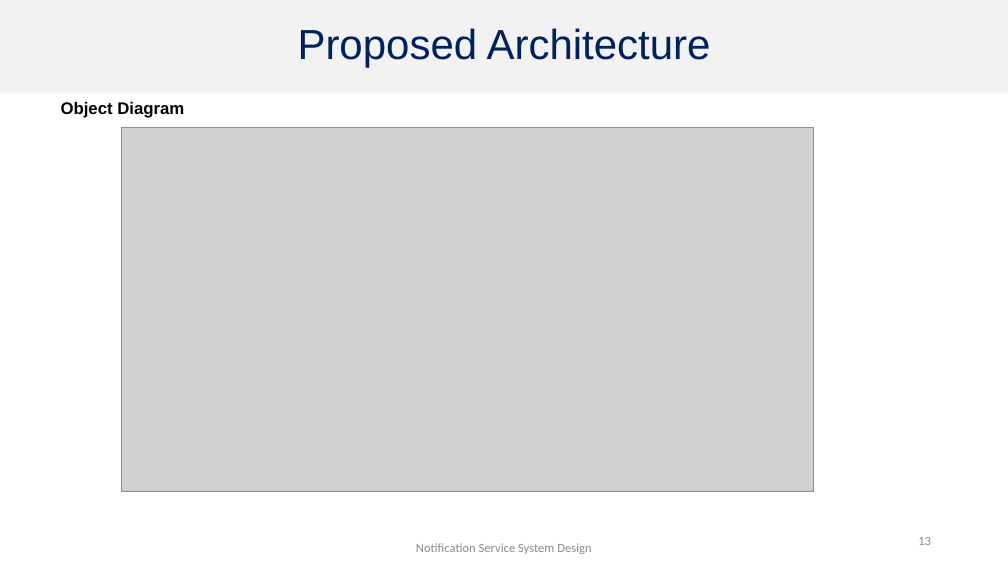
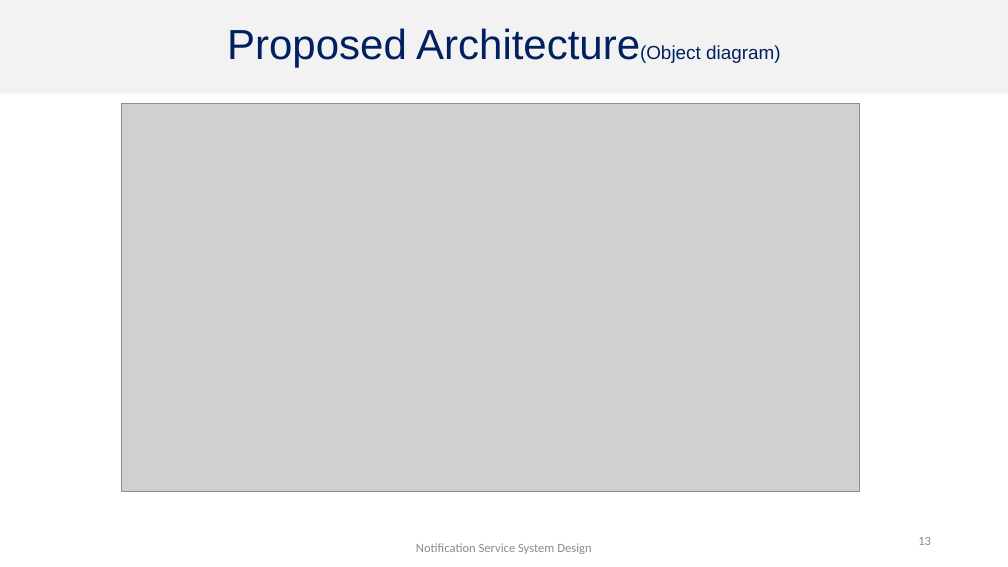
Before and after one commit to ab0vethesky/Notification-Service, a slide deck: slide 13 of Notification Service System Design.pptx. Drawn at 1008x567 pixels with LibreOffice and Linux fonts; fonts in the diff are those of the drawing; grey boxes stand for pictures. Boxes give left, top, right and bottom in pixels: in the first picture for what was removed or moved away, otherwise in the second. Text is boxed around its words. In the diff, an @@ line names an element or a change of style, - is before the commit and + after.

```diff
--- a/Notification Service System Design.pptx
+++ b/Notification Service System Design.pptx
@@ title at <box>227,28,781,68</box>: text changed @@
-Proposed Architecture
+Proposed Architecture(Object diagram)
@@ text removed at <box>61,102,184,118</box> @@
-Object Diagram
@@ picture: place and size @@
-picture at <box>122,128,814,492</box>
+picture at <box>122,103,860,492</box>
```
Also in this commit, not shown: 6 other slides changed, 1 slide added, 1 slide removed.
